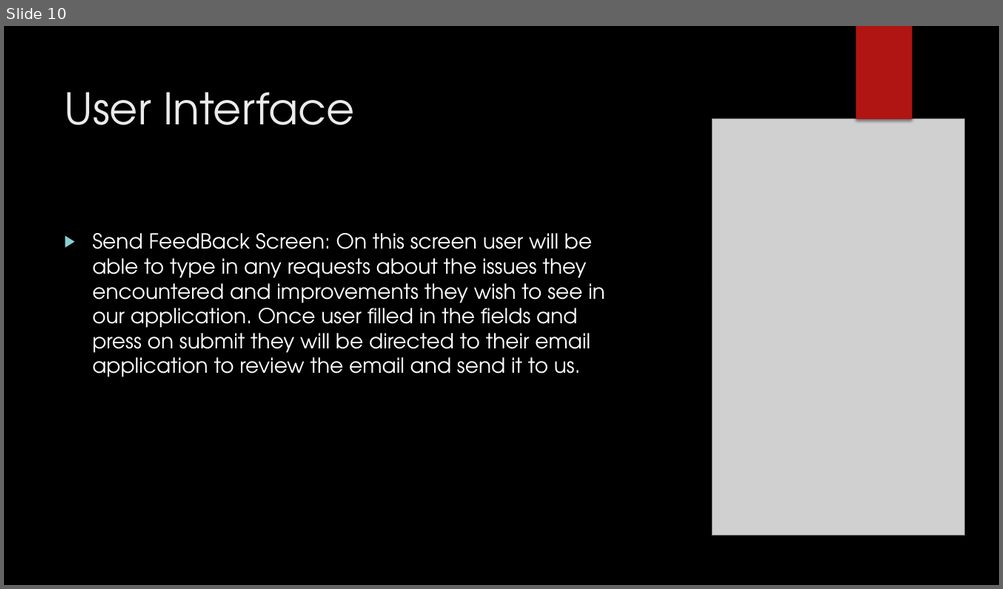
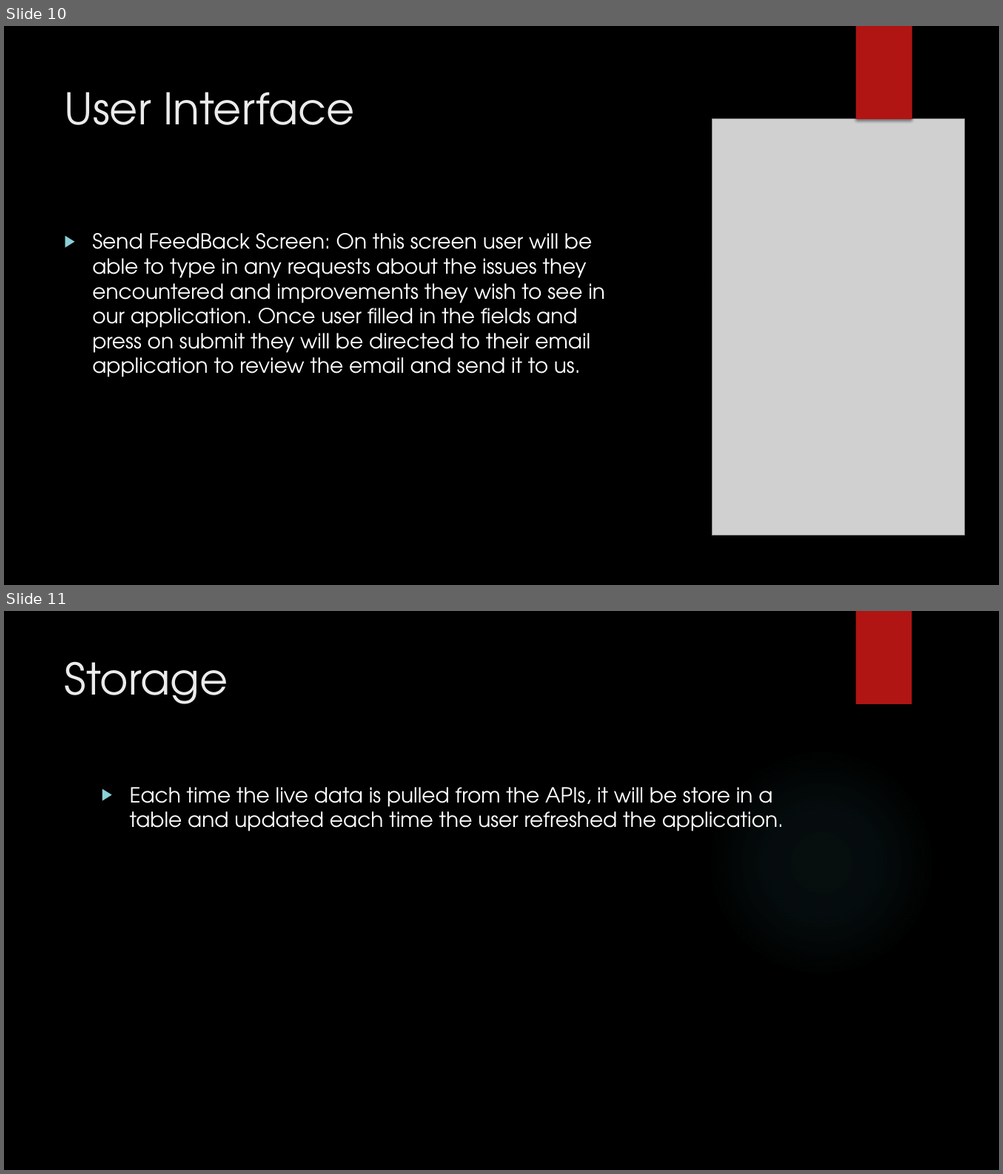
Before and after one commit to TsidAznar/WAPCENG319, a slide deck: Milestone 2 Presentation.pptx. Shown one above the other, each under a label of ours: slide 10 before the commit, slides 10 and 11 after it. The pictures are 1003x589 and 1003x1174 pixels, drawn with LibreOffice and Linux fonts; fonts in the diff are those of the drawing; grey boxes stand for pictures; background and template pictures are left out. Boxes give left, top, right and bottom in pixels: in the first picture for what was removed or moved away, otherwise in the second. Text is boxed around its words. In the diff, an @@ line names an element or a change of style, - is before the commit and + after.

```diff
--- a/Milestone 2 Presentation.pptx
+++ b/Milestone 2 Presentation.pptx
@@ slide 11 added at (4, 611, 999, 1170), background picture (left out); not listed: 2 template elements that a slide beside it also shows @@
@@ title added at (64, 661, 227, 704), 42 pt, text #EBEBEB @@
+Storage
@@ text added at (130, 787, 783, 832), 20 pt, text #FFFFFF @@
+▶ Each time the live data is pulled from the APIs, it will be store in a table and updated each time the user refreshed the application.
```
